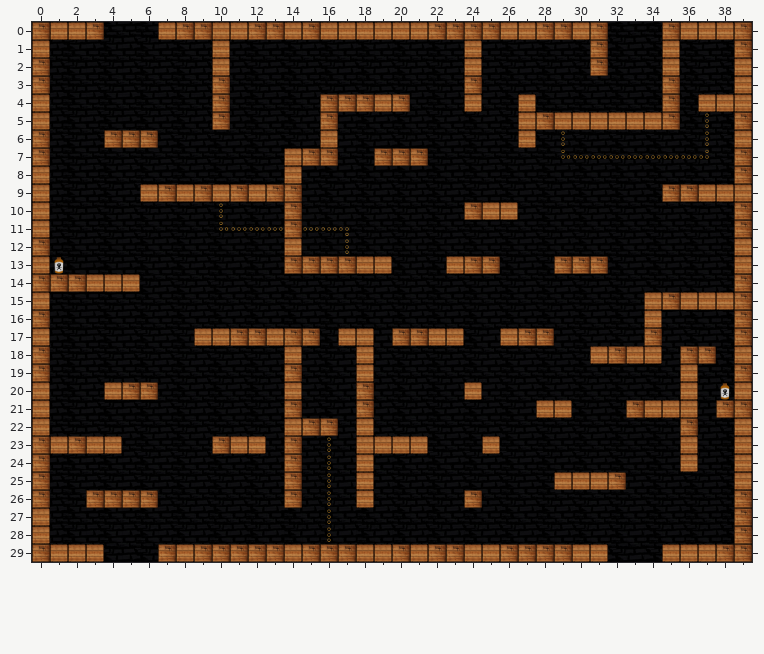
Two states of a Tiled map, Assets/Maps/level1.tmx. Above, as it was before the edit.
Cells are 80x80 px. Shown: x 0..39, y 0..29.
The result:
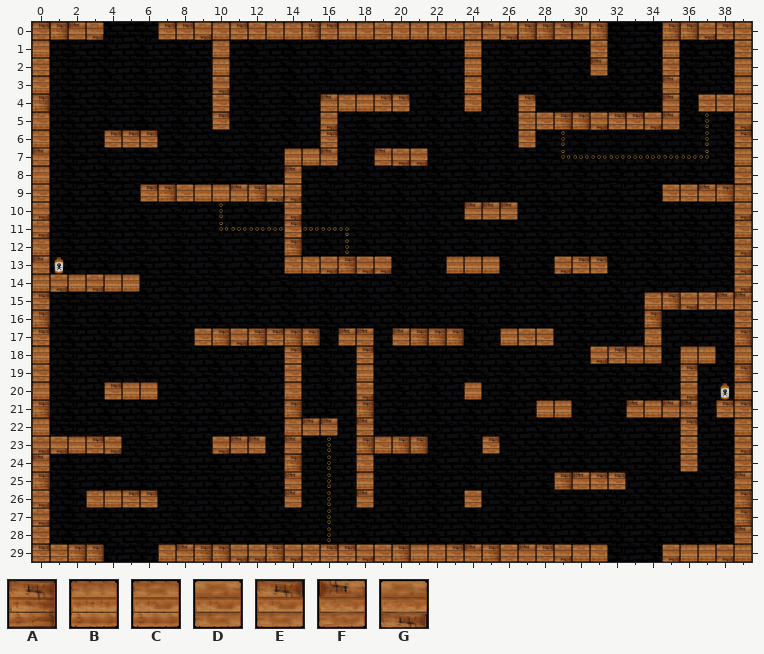
Key: from "Slavic": A 1 "wood1", B 2 "wood2", C 5 "wood3", D 6 "wood4", E 7 "wood5", F 8 "wood6", G 9 "wood7".
_ is an empty cell.
Tiles replaced or removed in this view: A, B.
The exact change:
Changed rows in their new state; . is an unchanged cell.
Layer "Main Layer":
first column x 0:
 0 EAFG...EEGCEDCC.E.CDCCCCDFGA.EF.....AGED
 1 ..........C....................D.......D
 2 D..............................F...D....
 3 C.........G.............C..........F....
 4 A.........D.....FCBEE...C..E.......F.DD.
 5 C.........E.....G..........DDAAGEEGF...G
 6 C...EEE.........E..........D...........E
 7 F..............BF..FGG.................B
 8 ..............F........................D
 9 D.....E.DB.FAGG....................DDFAC
10 G.............G.........FFF............G
11 G.............E........................C
12 C.............A........................G
13 F.............CCG.GG....BB...GEE.......G
14 BGBG...................................G
15 E.................................C.GDFF
16 ..................................A....D
17 E........DAG.E...FF.F.AA...DD.....C.....
18 B.............E...E............GECC.BB..
19 D.............D.....................E...
20 ....EBB.......C...G.................G...
21 A................................F.FF.EE
22 ..............CFF.F.................E..C
23 GGBEG.....GFF.F...ACAA...E..........D..G
24 F.................C.................D..D
25 ..............F..............AFEE......F
26 G..CBEE.......F...F.....D...............
27 G.......................................
28 D......................................F
29 EDAA...CF..GG.GDEEGD..CEFADFEGCC...G..GB
